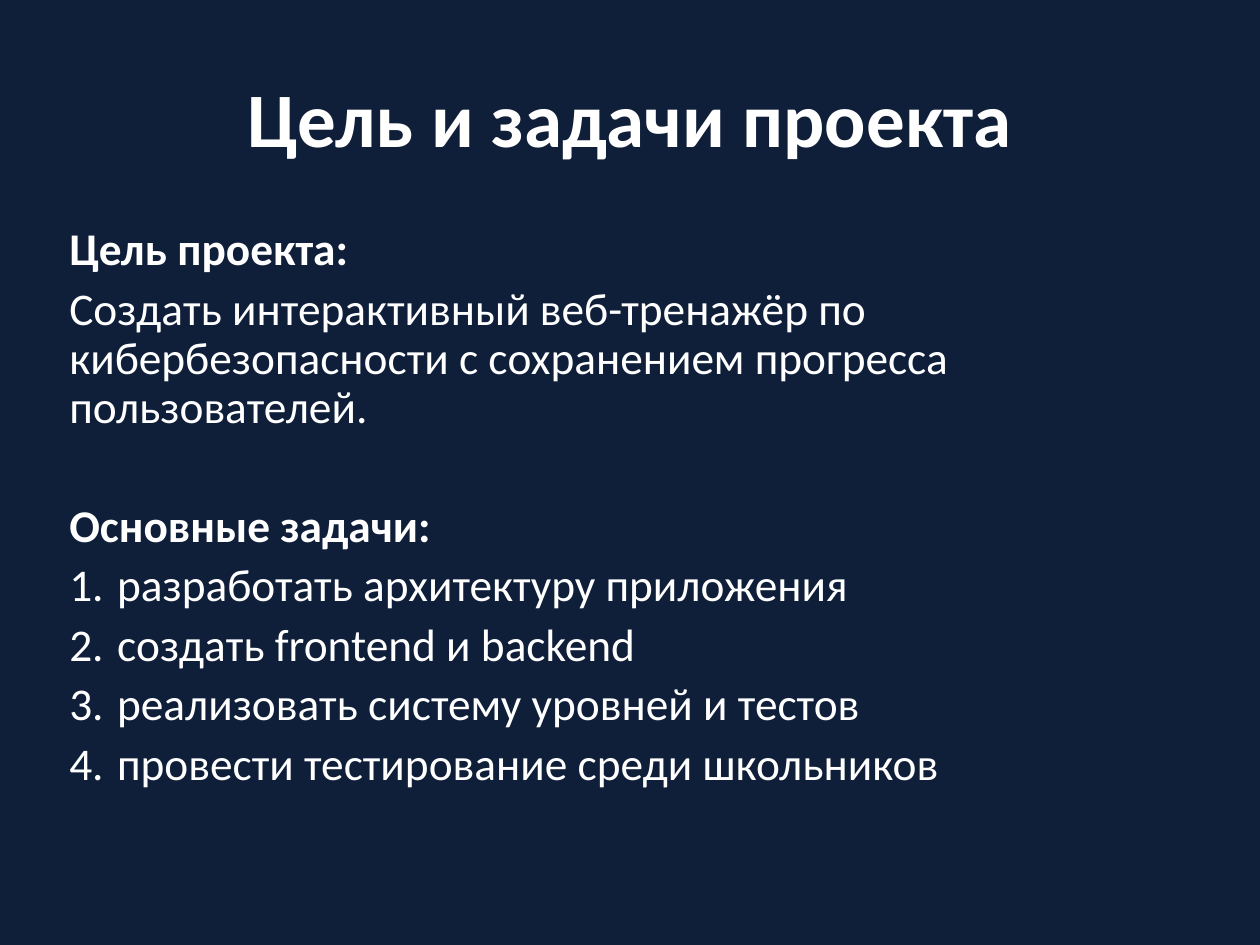
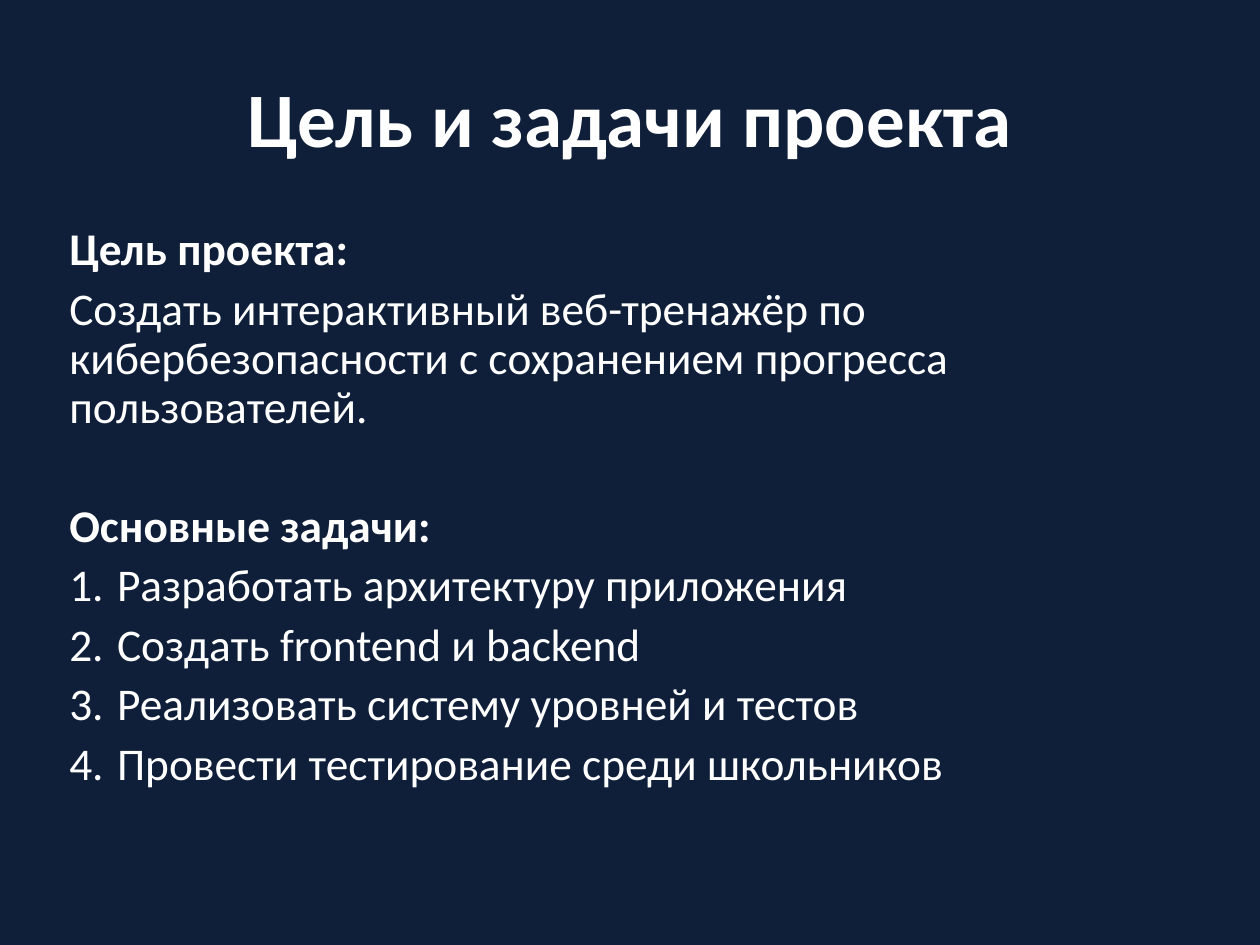
Before and after one commit to Dev-PGVAA/Safe-Net, a slide deck: slide 5 of project - info/Презентация SafeNet.pptx. Drawn at 1260x945 pixels with LibreOffice and Linux fonts; fonts in the diff are those of the drawing. Boxes give left, top, right and bottom in pixels: in the first picture for what was removed or moved away, otherwise in the second. Text is boxed around its words. In the diff, an @@ line names an element or a change of style, - is before the commit and + after.

```diff
--- a/project - info/Презентация SafeNet.pptx
+++ b/project - info/Презентация SafeNet.pptx
@@ text at (117, 570, 943, 788): text changed @@
-1. разработать архитектуру приложения
-2. создать frontend и backend
-3. реализовать систему уровней и тестов
-4. провести тестирование среди школьников
+1. Разработать архитектуру приложения
+2. Создать frontend и backend
+3. Реализовать систему уровней и тестов
+4. Провести тестирование среди школьников
```
Also in this commit, not shown: 7 other slides changed, 6 other files.
